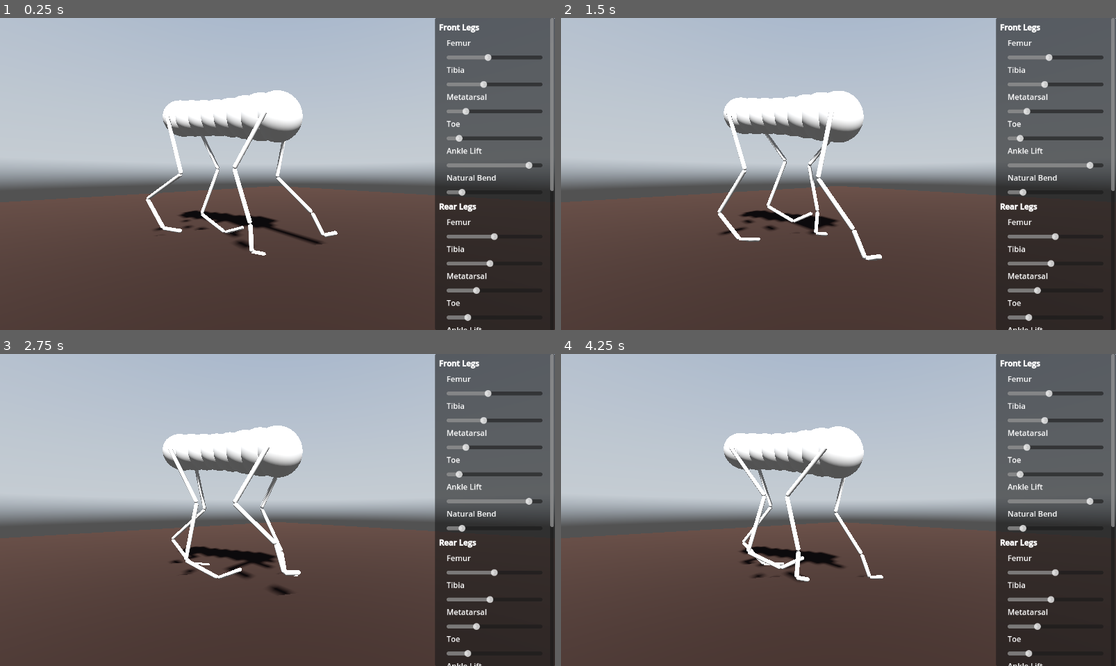
Above: before the commit, frames 1-4 (two rows, left to right).
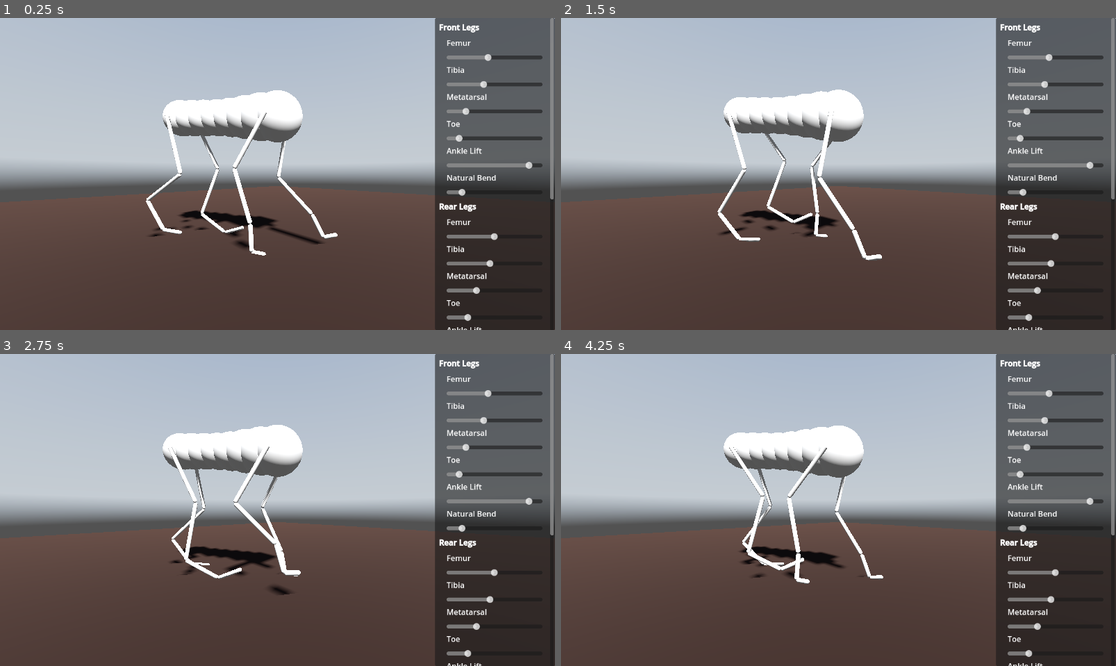
Above: after the commit, the same moments.

Repository: jehoz/legs-and-gaits
Game: Godot game, scene res://scenes/default.tscn
Two runs of this game, one before a commit and one after it. Both use one fixed random seed, a clock stepped at 60 frames per second and the inputs below. A sky picture missing from this copy of the repository is replaced by a grey-blue gradient.
Inputs:
- Up to frame 1 (0.25 s): no input
- Up to frame 2 (1.5 s): no input
- Up to frame 3 (2.75 s): no input
- Up to frame 4 (4.25 s): no input

The runs differ from the first frame. In frame 1, 0.4% of the frame differs, in the area x 26-100%, y 23-73%; in frame 2, 0.7%; in frame 3, 0.6%; in frame 4, 0.8%, in the area x 29-100%, y 22-74%.

Commit message:
Improve and rename biased oscillator sampling functions

Diff:
--- a/scenes/control_panel.gd
+++ b/scenes/control_panel.gd
@@ -40,15 +40,10 @@
 const MIN_STEP_SIZE: float = 0
 const MAX_STEP_SIZE: float = 1
 
-@export var up_down_bias_slider: Slider
+@export var swing_stance_bias_slider: Slider
 
-const MIN_VERTICAL_BIAS: float = -10
-const MAX_VERTICAL_BIAS: float = 10
-
-@export var front_back_bias_slider: Slider
-
-const MIN_HORIZONTAL_BIAS: float = -1
-const MAX_HORIZONTAL_BIAS: float = 1
+const MIN_OSCILLATOR_BIAS: float = -7
+const MAX_OSCILLATOR_BIAS: float = 7
 
 func _ready():
 	var bp: CreatureBlueprint = creature.blueprint
@@ -120,15 +115,10 @@
 	step_length_slider.min_value = MIN_STEP_SIZE
 	step_length_slider.value = bp.step_length
 
-	up_down_bias_slider.step = 0.001
-	up_down_bias_slider.max_value = MAX_VERTICAL_BIAS
-	up_down_bias_slider.min_value = MIN_VERTICAL_BIAS
-	up_down_bias_slider.value = bp.osc_vertical_bias
-
-	front_back_bias_slider.step = 0.001
-	front_back_bias_slider.max_value = MAX_HORIZONTAL_BIAS
-	front_back_bias_slider.min_value = MIN_HORIZONTAL_BIAS
-	front_back_bias_slider.value = bp.osc_horizontal_bias
+	swing_stance_bias_slider.step = 0.001
+	swing_stance_bias_slider.max_value = MAX_OSCILLATOR_BIAS
+	swing_stance_bias_slider.min_value = MIN_OSCILLATOR_BIAS
+	swing_stance_bias_slider.value = bp.oscillator_bias
 
 	for slider in [
 			front_femur_slider, front_tibia_slider,
@@ -140,7 +130,7 @@
 			gait_speed_slider, front_back_phase_offset_slider,
 			left_right_phase_offset_slider,
 			step_height_slider, step_length_slider,
-			up_down_bias_slider, front_back_bias_slider]:
+			swing_stance_bias_slider]:
 		slider.value_changed.connect(update_blueprint)
 
 func update_blueprint(value):
@@ -164,8 +154,7 @@
 	creature.blueprint.speed = gait_speed_slider.value
 	creature.blueprint.step_height = step_height_slider.value
 	creature.blueprint.step_length = step_length_slider.value
-	creature.blueprint.osc_vertical_bias = up_down_bias_slider.value
-	creature.blueprint.osc_horizontal_bias = front_back_bias_slider.value
+	creature.blueprint.oscillator_bias = swing_stance_bias_slider.value
 
 	creature.blueprint.leg_pair_phase_difference = front_back_phase_offset_slider.value
 	creature.blueprint.leg_side_phase_difference = left_right_phase_offset_slider.value
--- a/scenes/default.tscn
+++ b/scenes/default.tscn
@@ -43,8 +43,7 @@
 leg_side_phase_difference = 3.14159
 step_height = 0.125
 step_length = 0.25
-osc_vertical_bias = -0.735
-osc_horizontal_bias = 0.435
+oscillator_bias = 1.0
 
 [sub_resource type="StandardMaterial3D" id="StandardMaterial3D_dcppm"]
 albedo_color = Color(0.160784, 0.101961, 0.0705882, 1)
@@ -100,8 +99,10 @@
 anchor_right = 1.0
 anchor_bottom = 1.0
 offset_left = -240.0
-
-[node name="Panel" type="Panel" parent="CanvasLayer/Control" node_paths=PackedStringArray("creature", "front_femur_slider", "front_tibia_slider", "front_metatarsal_slider", "front_toe_slider", "front_ankle_lift_slider", "front_natural_bend_slider", "rear_femur_slider", "rear_tibia_slider", "rear_metatarsal_slider", "rear_toe_slider", "rear_ankle_lift_slider", "rear_natural_bend_slider", "gait_speed_slider", "front_back_phase_offset_slider", "left_right_phase_offset_slider", "step_height_slider", "step_length_slider", "up_down_bias_slider", "front_back_bias_slider")]
+grow_horizontal = 0
+grow_vertical = 2
+
+[node name="Panel" type="Panel" parent="CanvasLayer/Control" node_paths=PackedStringArray("creature", "front_femur_slider", "front_tibia_slider", "front_metatarsal_slider", "front_toe_slider", "front_ankle_lift_slider", "front_natural_bend_slider", "rear_femur_slider", "rear_tibia_slider", "rear_metatarsal_slider", "rear_toe_slider", "rear_ankle_lift_slider", "rear_natural_bend_slider", "gait_speed_slider", "front_back_phase_offset_slider", "left_right_phase_offset_slider", "step_height_slider", "step_length_slider", "swing_stance_bias_slider")]
 layout_mode = 1
 anchors_preset = 15
 anchor_right = 1.0
@@ -129,8 +130,7 @@
 left_right_phase_offset_slider = NodePath("ScrollContainer/MarginContainer/VBoxContainer/MarginContainer3/VBoxContainer/LeftRightPhaseOffsetSlider")
 step_height_slider = NodePath("ScrollContainer/MarginContainer/VBoxContainer/MarginContainer3/VBoxContainer/StepHeightSlider")
 step_length_slider = NodePath("ScrollContainer/MarginContainer/VBoxContainer/MarginContainer3/VBoxContainer/StepLengthSlider")
-up_down_bias_slider = NodePath("ScrollContainer/MarginContainer/VBoxContainer/MarginContainer3/VBoxContainer/UpDownBiasSlider")
-front_back_bias_slider = NodePath("ScrollContainer/MarginContainer/VBoxContainer/MarginContainer3/VBoxContainer/FrontBackBiasSlider")
+swing_stance_bias_slider = NodePath("ScrollContainer/MarginContainer/VBoxContainer/MarginContainer3/VBoxContainer/SwingStanceBiasSlider")
 
 [node name="ScrollContainer" type="ScrollContainer" parent="CanvasLayer/Control/Panel"]
 layout_mode = 1
@@ -334,6 +334,15 @@
 custom_minimum_size = Vector2(0, 28)
 layout_mode = 2
 
+[node name="SwingStanceBiasLabel" type="RichTextLabel" parent="CanvasLayer/Control/Panel/ScrollContainer/MarginContainer/VBoxContainer/MarginContainer3/VBoxContainer"]
+custom_minimum_size = Vector2(0, 28)
+layout_mode = 2
+text = "Swing/Stance Bias"
+
+[node name="SwingStanceBiasSlider" type="HSlider" parent="CanvasLayer/Control/Panel/ScrollContainer/MarginContainer/VBoxContainer/MarginContainer3/VBoxContainer"]
+custom_minimum_size = Vector2(0, 28)
+layout_mode = 2
+
 [node name="StepHeightLabel" type="RichTextLabel" parent="CanvasLayer/Control/Panel/ScrollContainer/MarginContainer/VBoxContainer/MarginContainer3/VBoxContainer"]
 custom_minimum_size = Vector2(0, 28)
 layout_mode = 2
@@ -343,15 +352,6 @@
 custom_minimum_size = Vector2(0, 28)
 layout_mode = 2
 
-[node name="UpDownBiasLabel" type="RichTextLabel" parent="CanvasLayer/Control/Panel/ScrollContainer/MarginContainer/VBoxContainer/MarginContainer3/VBoxContainer"]
-custom_minimum_size = Vector2(0, 28)
-layout_mode = 2
-text = "Step Up/Down Bias"
-
-[node name="UpDownBiasSlider" type="HSlider" parent="CanvasLayer/Control/Panel/ScrollContainer/MarginContainer/VBoxContainer/MarginContainer3/VBoxContainer"]
-custom_minimum_size = Vector2(0, 28)
-layout_mode = 2
-
 [node name="StepLengthLabel" type="RichTextLabel" parent="CanvasLayer/Control/Panel/ScrollContainer/MarginContainer/VBoxContainer/MarginContainer3/VBoxContainer"]
 custom_minimum_size = Vector2(0, 28)
 layout_mode = 2
@@ -360,12 +360,3 @@
 [node name="StepLengthSlider" type="HSlider" parent="CanvasLayer/Control/Panel/ScrollContainer/MarginContainer/VBoxContainer/MarginContainer3/VBoxContainer"]
 custom_minimum_size = Vector2(0, 28)
 layout_mode = 2
-
-[node name="FrontBackBiasLabel" type="RichTextLabel" parent="CanvasLayer/Control/Panel/ScrollContainer/MarginContainer/VBoxContainer/MarginContainer3/VBoxContainer"]
-custom_minimum_size = Vector2(0, 28)
-layout_mode = 2
-text = "Step Front/Back Bias"
-
-[node name="FrontBackBiasSlider" type="HSlider" parent="CanvasLayer/Control/Panel/ScrollContainer/MarginContainer/VBoxContainer/MarginContainer3/VBoxContainer"]
-custom_minimum_size = Vector2(0, 28)
-layout_mode = 2
--- a/scripts/blueprint/creature_blueprint.gd
+++ b/scripts/blueprint/creature_blueprint.gd
@@ -20,8 +20,7 @@
 
 @export var step_height = 0.125
 @export var step_length = 0.25
-@export var osc_vertical_bias = -1.0
-@export var osc_horizontal_bias = 0.5
+@export var oscillator_bias = 1.0
 
 ## propagates gait values to leg blueprints
 func update_legs():
@@ -32,8 +31,8 @@
 		leg_bp.speed = speed
 		leg_bp.step_height = step_height
 		leg_bp.step_length = step_length
-		leg_bp.osc_vertical_bias = osc_vertical_bias
-		leg_bp.osc_horizontal_bias = osc_horizontal_bias
+		leg_bp.osc_vertical_bias = oscillator_bias
+		leg_bp.osc_horizontal_bias = oscillator_bias
 
 		leg_bp.side_phase_difference = leg_side_phase_difference
 
--- a/scripts/body_segment.gd
+++ b/scripts/body_segment.gd
@@ -60,8 +60,8 @@
 	rotate_y(-twist * 0.1)
 
 	# upward force applied by leg proportional to step
-	var leg_force = max(-leg_l.oscillator.asymmetric(leg_l.osc_vertical_bias, PI/2),
-					 	-leg_r.oscillator.asymmetric(leg_r.osc_vertical_bias, PI/2))
+	var leg_force = max(-leg_l.oscillator.bias_peak(leg_l.osc_vertical_bias, PI/2),
+					 	-leg_r.oscillator.bias_peak(leg_r.osc_vertical_bias, PI/2))
 	# this just makes the walk animaton more natural looking
 	var target_height = resting_height + leg_force * leg_l.max_length() * 0.1
 
--- a/scripts/leg.gd
+++ b/scripts/leg.gd
@@ -12,8 +12,8 @@
 
 @export var step_height: float = 0.125
 @export var step_length: float = 0.25
-@export var osc_vertical_bias: float = -1.0
-@export var osc_horizontal_bias: float = 0.5
+@export var osc_vertical_bias: float = 1.0
+@export var osc_horizontal_bias: float = 1.0
 
 @export var leg_type: LegBlueprint.LegType = LegBlueprint.LegType.LEG_BACK
 
@@ -130,8 +130,8 @@
 	var bottom = max(0, global_position.y - max_length())
 
 	#foot_target.global_position = global_position + (forward * (oscillator.skewed(osc_horizontal_bias) * step_length))
-	foot_target.position = Vector3.FORWARD * oscillator.skewed(osc_horizontal_bias) * step_length
-	foot_target.global_position.y = bottom + max(0, oscillator.asymmetric(osc_vertical_bias, PI/2)) * step_height
+	foot_target.position = Vector3.FORWARD * oscillator.bias_slope(osc_horizontal_bias) * step_length
+	foot_target.global_position.y = bottom + max(0, oscillator.bias_peak(osc_vertical_bias, PI/2)) * step_height
 	#foot_target.position.y = -resting_length() + max(0, oscillator.asymmetric(osc_vertical_bias, PI/2)) * step_height
 
 	if foot_target.position.length() > max_length():
@@ -140,7 +140,7 @@
 		foot_target.position = foot_target.position.normalized() * max_length()
 
 func is_planted():
-	return oscillator.asymmetric(osc_vertical_bias, PI/2) <= 0
+	return oscillator.bias_peak(osc_vertical_bias, PI/2) <= 0
 
 func is_load_phase():
 	return is_planted() and foot_target.position.z > 0
--- a/scripts/oscillator.gd
+++ b/scripts/oscillator.gd
@@ -16,16 +16,16 @@
 func sine(phase_offset: float = 0):
 	return sin(elapsed_seconds + phase + phase_offset)
 
-func skewed(skew: float, phase_offset: float = 0):
-	if skew == 0:
+func bias_slope(bias: float, phase_offset: float = 0):
+	if bias == 0:
 		return self.sine()
 	var x = elapsed_seconds + phase + phase_offset
-	skew = clamp(skew, -1.0, 1.0)
-	return (1.0 / skew) * atan2(skew * sin(x), 1.0 - skew * cos(x))
+	var k = (2 * atan(bias)) / PI
+	return (1.0 / k) * atan2(k * sin(x), 1.0 - k * cos(x))
 
-func asymmetric(bias: float, phase_offset: float = 0):
+func bias_peak(bias: float, phase_offset: float = 0):
 	if bias == 0:
 		return self.sine()
 	var x =  elapsed_seconds + phase + phase_offset
-	var k = pow(2, -bias)
+	var k = exp(bias)
 	return (2.0 * (pow(k, sin(x) + 1.0) - 1.0)) / (pow(k, 2) - 1.0) - 1.0
